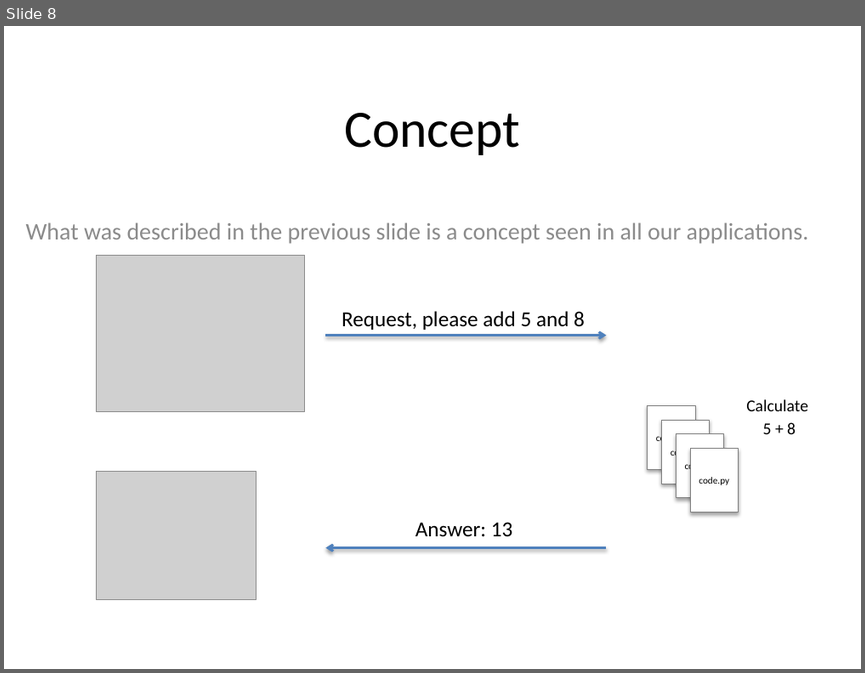
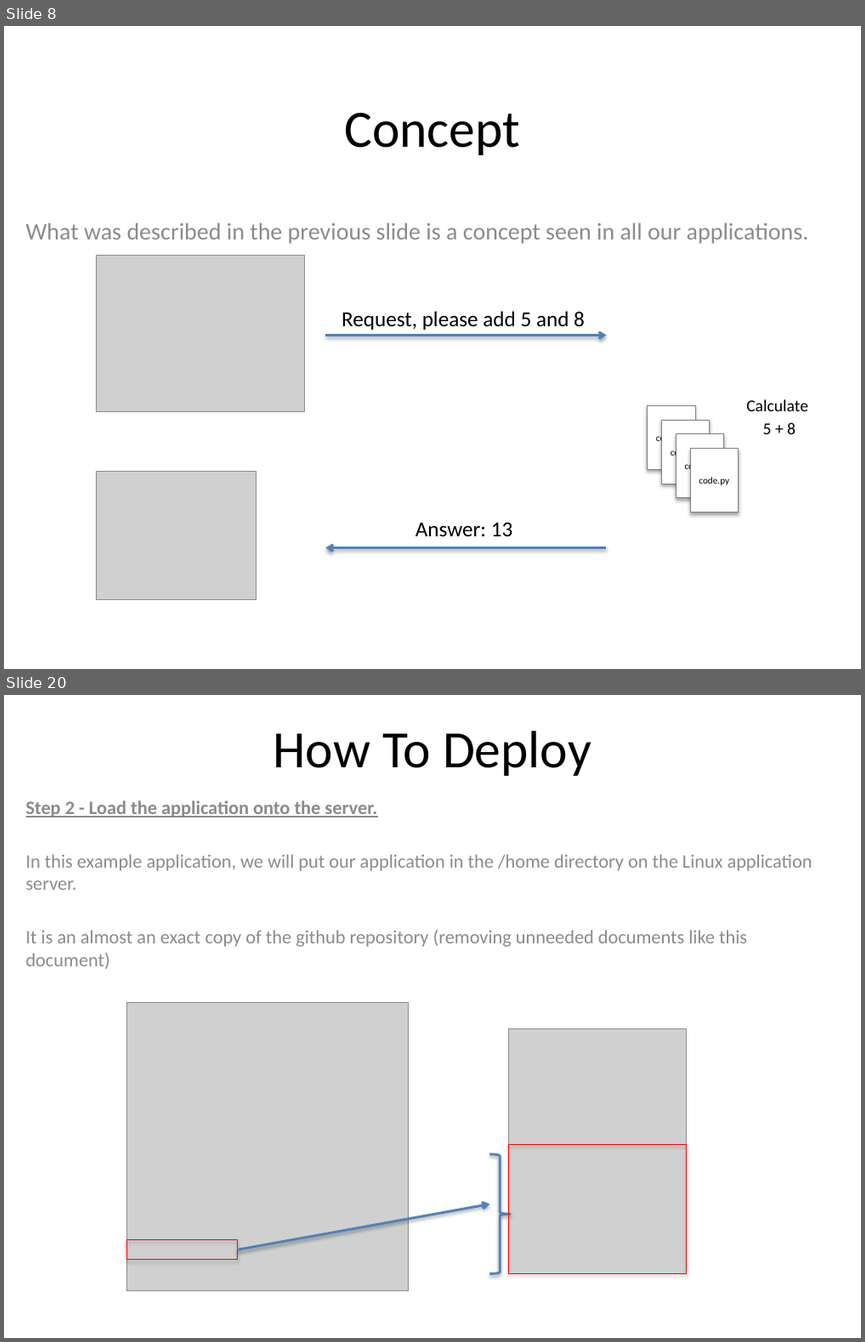
Before and after one commit to SMPirelli/local_dev_example, a slide deck: GuideBook.pptx. Shown one above the other, each under a label of ours: slide 8 before the commit, slides 8 and 20 after it; the slides between them are not shown. The pictures are 865x673 and 865x1342 pixels, drawn with LibreOffice and Linux fonts; fonts in the diff are those of the drawing; grey boxes stand for pictures. Boxes give left, top, right and bottom in pixels: in the first picture for what was removed or moved away, otherwise in the second. Text is boxed around its words. In the diff, an @@ line names an element or a change of style, - is before the commit and + after.

Commit message:
Added Deployment Manual

```diff
--- a/GuideBook.pptx
+++ b/GuideBook.pptx
@@ slide 20 added at box(4, 695, 861, 1338), background #FFFFFF @@
@@ title added at box(273, 731, 591, 776), 44 pt, text #000000 @@
+How To Deploy
@@ subtitle added at box(26, 800, 812, 969), 16 pt, text #8C8C8C @@
+Step 2 - Load the application onto the server.
+In this example application, we will put our application in the /home directory on the Linux application server.
+It is an almost an exact copy of the github repository (removing unneeded documents like this document)
@@ picture added at box(127, 1003, 409, 1291) @@
@@ picture added at box(509, 1028, 687, 1273) @@
@@ rectangle added at box(509, 1144, 687, 1273), outline #FF0000 0.75 pt @@
@@ right brace added at box(490, 1154, 511, 1273), outline #4F81BD 2 pt @@
@@ arrow added from (237, 1249) to (490, 1204), #4F81BD 2 pt @@
@@ rectangle added at box(127, 1240, 238, 1259), outline #FF0000 0.75 pt @@
```
Also in this commit, not shown: 5 slides changed, 13 other slides added, 1 other file.
